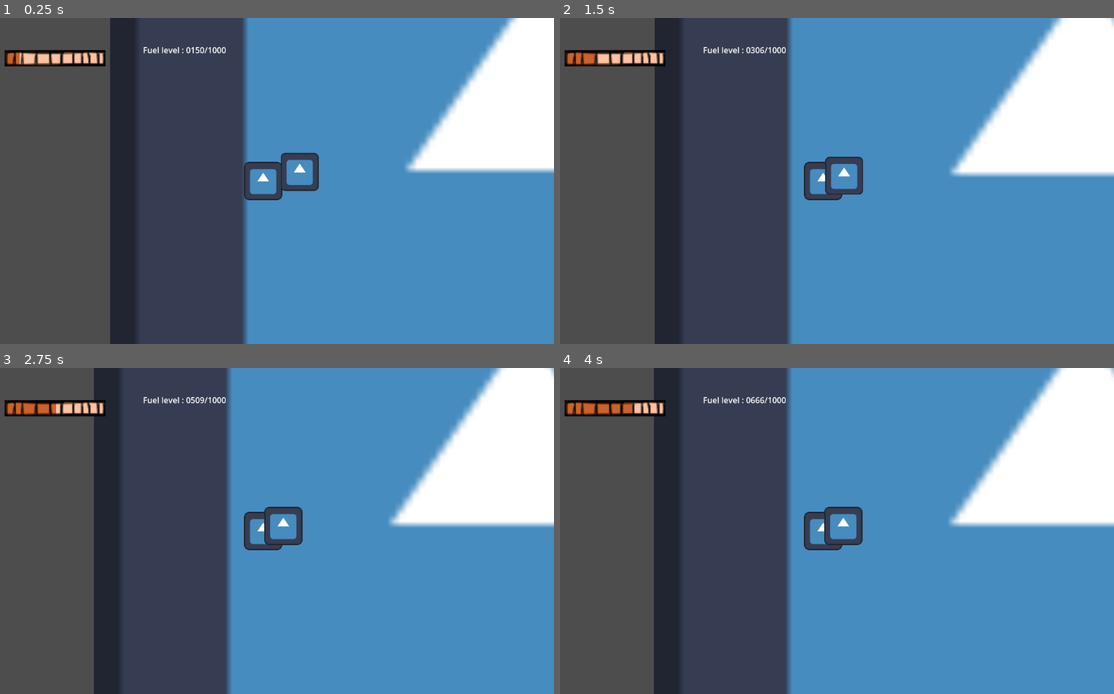
Above: before the commit, frames 1-4 (two rows, left to right).
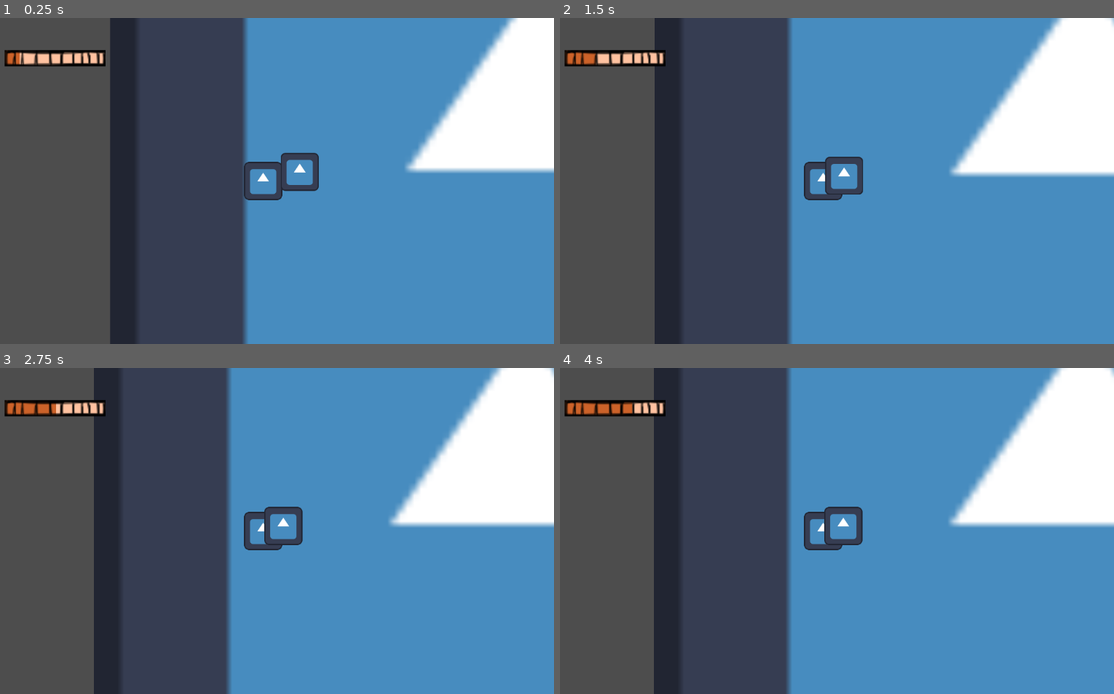
Above: after the commit, the same moments.

Repository: Eagleast/No_platform_the_game
Game: Godot game, scene res://Scenes/jumper_scene.tscn
Two runs of this game, one before a commit and one after it. Both use one fixed random seed, a clock stepped at 60 frames per second and the inputs below. The engine's default icon, where the game draws it, is replaced by a stand-in: a white triangle on a blue panel in a dark square.
Inputs (mouse positions are in pixels of both pictures, inside the frame that each line leads up to):
- Up to frame 1 (0.25 s): no input
- Up to frame 2 (1.5 s): tap Enter at 0.5 s; move the mouse to (953, 164) at 0.52 s; tap Space (boost) at 0.6, 1.35 s; tap R (reset) at 1.25 s; move the mouse to (709, 197) at 1.27 s
- Up to frame 3 (2.75 s): tap R (reset) at 2 s; move the mouse to (321, 459) at 2.02 s; tap Space (boost) at 2.1 s
- Up to frame 4 (4 s): tap R (reset) at 2.75 s; move the mouse to (792, 596) at 2.77 s; tap Space (boost) at 2.85, 3.6 s; move the mouse to (997, 579) at 3.52 s

The runs differ from the first frame. In frame 1, 0.2% of the frame differs, in the area x 25-41%, y 8-11%; in frame 2, 0.2%; in frame 3, 0.2%; in frame 4, 0.2%.

Commit message:
le commit

Diff:
--- a/Scenes/Ui/ui.tscn
+++ b/Scenes/Ui/ui.tscn
@@ -48,6 +48,7 @@
 texture_progress = ExtResource("4_ojbfk")
 
 [node name="scoreLabel" type="Label" parent="."]
+visible = false
 offset_left = 588.0
 offset_top = 76.0
 offset_right = 738.0
@@ -56,6 +57,7 @@
 theme_type_variation = &"HeaderLarge"
 
 [node name="fuelLabel" type="Label" parent="."]
+visible = false
 offset_left = 338.0
 offset_top = 52.0
 offset_right = 378.0
--- a/Scenes/jumper_scene.tscn
+++ b/Scenes/jumper_scene.tscn
@@ -18,6 +18,9 @@
 
 [node name="Jumper" parent="." instance=ExtResource("1_csb1s")]
 position = Vector2(-324, -51)
+base_thruster_speed = 400
+booster_speed = 1000
+dash_force = 1000
 
 [node name="outside_walls" type="Node2D" parent="."]
 
--- a/Scenes/player/jumper.gd
+++ b/Scenes/player/jumper.gd
@@ -3,9 +3,11 @@
 signal fuel_lvl()
 
 @onready var sprite_2d = $Sprite2D
-@onready var prout = $Node2D/prout
-@onready var boosters = $Node2D/boosters
+@onready var prout = $sound_holder/prout
+@onready var boosters = $sound_holder/boosters
 @onready var death_zone = $"../death_zone"
+@onready var dash_reloading = $Dash/dash_reloading
+@onready var dash_activation = $Dash/dash_activation
 
 var prev_vel = 0
 var moving = true
@@ -14,6 +16,7 @@
 var booster_fuel = 100
 var is_boosting = false
 var is_dead = false
+var dash = false
 
 enum INPUT_SCHEMES {KEYBOARD_MOUSE, GAMEPAD}
 static var Input_scheme : INPUT_SCHEMES = INPUT_SCHEMES.GAMEPAD
@@ -25,6 +28,7 @@
 @export var base_thruster_speed = 200
 @export var booster_speed = 600
 @export var max_speed = 1000
+@export var dash_force = 10000
 
 @export var bumpiness = 1
 
@@ -45,6 +49,8 @@
 	bump(prev_vel) #handles bumps with other players or environement
 	prev_vel = linear_velocity #needed so we dont use uptated velocitys when coliding.
 	boost(delta)
+	if dash:
+		try_dash(input_dir)
 
 func _process(_delta):
 	pass
@@ -65,6 +71,9 @@
 		try_boost()
 	if Input.is_action_just_released("boost"):
 		stop_boost()
+	if Input.is_action_just_pressed("dash"):
+		try_dash(input_dir)
+
 	return input_dir
 
 func boost(delta):
@@ -132,3 +141,15 @@
 
 func _on_death_zone_area_entered(_area):
 	game_over()
+
+func try_dash(player_dir):
+	if dash:
+		apply_central_impulse(player_dir * dash_force)
+		dash = false
+		dash_reloading.start()
+		return
+	if dash_reloading.is_stopped() and dash_activation.is_stopped():
+		dash_activation.start()
+
+func _on_dash_activation_timeout():
+	dash = true
--- a/Scenes/player/jumper.tscn
+++ b/Scenes/player/jumper.tscn
@@ -37,12 +37,25 @@
 [node name="Camera2D" type="Camera2D" parent="."]
 zoom = Vector2(0.59, 0.59)
 
-[node name="Node2D" type="Node2D" parent="."]
+[node name="sound_holder" type="Node2D" parent="."]
+unique_name_in_owner = true
 
-[node name="prout" type="AudioStreamPlayer2D" parent="Node2D"]
+[node name="prout" type="AudioStreamPlayer2D" parent="sound_holder"]
 stream = ExtResource("3_km7f0")
 script = ExtResource("4_sniod")
 
-[node name="boosters" type="AudioStreamPlayer2D" parent="Node2D"]
+[node name="boosters" type="AudioStreamPlayer2D" parent="sound_holder"]
 stream = ExtResource("5_0n3oh")
 volume_db = -22.034
+
+[node name="Dash" type="Node2D" parent="."]
+
+[node name="dash_reloading" type="Timer" parent="Dash"]
+wait_time = 5.352
+one_shot = true
+
+[node name="dash_activation" type="Timer" parent="Dash"]
+wait_time = 0.1
+one_shot = true
+
+[connection signal="timeout" from="Dash/dash_activation" to="." method="_on_dash_activation_timeout"]
--- a/project.godot
+++ b/project.godot
@@ -52,3 +52,8 @@
 "events": [Object(InputEventJoypadMotion,"resource_local_to_scene":false,"resource_name":"","device":-1,"axis":0,"axis_value":1.0,"script":null)
 ]
 }
+dash={
+"deadzone": 0.5,
+"events": [Object(InputEventJoypadButton,"resource_local_to_scene":false,"resource_name":"","device":-1,"button_index":1,"pressure":0.0,"pressed":true,"script":null)
+]
+}
Renamed: Scenes/player/bumper_timer.gd -> Scenes/world/bumper_timer.gd
